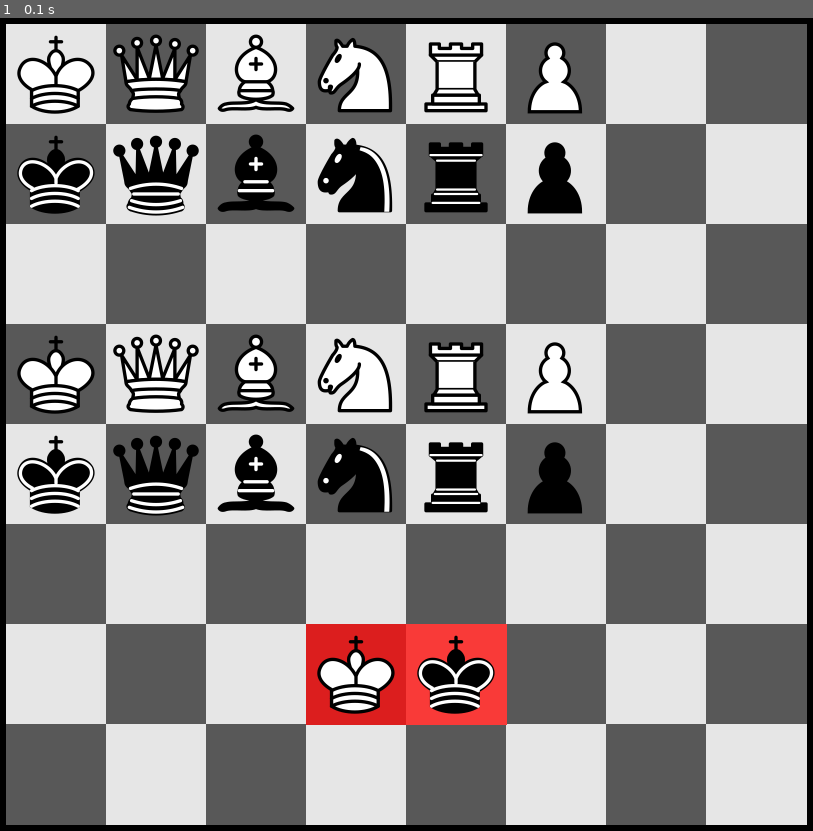
Above: before the commit, frame 1.
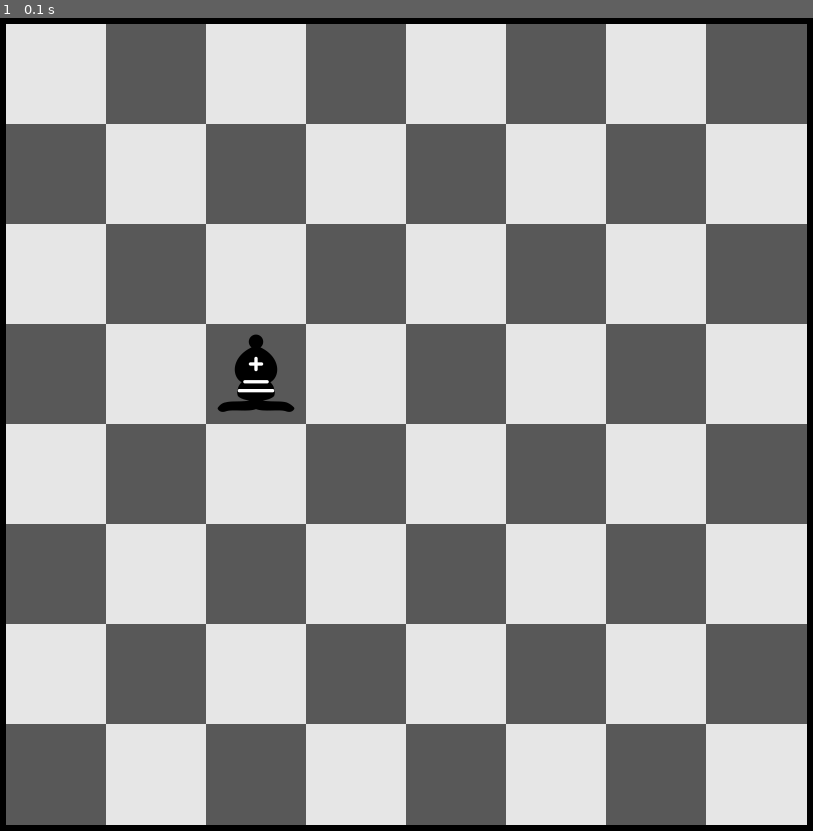
Above: after the commit, the same moment.

Repository: quick0831/chess-pygame
Game: pygame game, started from main.py
The game is run twice, just before and just after one commit, with the same random seed, the same clock (stepped at 60 frames per second) and the same inputs.
Inputs:
- Up to frame 1 (0.1 s): no input

The runs differ from the first frame. In frame 1, 15% of the frame differs, in the area x 2-72%, y 1-87%.

Commit message:
Use Sprite To Create A Board

Diff:
--- a/crop_image.py
+++ b/crop_image.py
@@ -5,8 +5,33 @@
 
 img = pygame.image.load(CHESS_PATH)
 
+class Piece():
+    KING = 0
+    QUEEN = 1
+    BISHOP = 2
+    KNIGHT = 3
+    ROOK = 4
+    PAWN = 5
+    EMPTY = 6
+
+class Color():
+    WHITE = 0
+    BLACK = 1
+
+class State:
+    def __init__(self, piece, color):
+        self.piece = piece
+        self.color = color
+
 def main(piece_size):
     piece_size = int(piece_size)
-    pieces = [[pygame.transform.smoothscale(img.subsurface((j*200, i*200, 200, 200)), (piece_size, piece_size)) for j in range(6)] for i in range(2)]
+    pieces = [[0]*7]*2
+    for i in range(2):
+        for j in range(6):
+            pieces[i][j] = pygame.transform.smoothscale(img.subsurface((j*200, i*200, 200, 200)), (piece_size, piece_size))
+
+        s = pygame.Surface((piece_size, piece_size))
+        s.set_colorkey((0,0,0))
+        pieces[i][Piece.EMPTY] = s
 
     return pieces
--- a/main.py
+++ b/main.py
@@ -3,6 +3,7 @@
 from pygame.locals import QUIT, VIDEORESIZE
 
 import crop_image
+from crop_image import Piece, Color, State
 
 size = (820, 820)
 title = "Chess"
@@ -24,6 +25,32 @@
 
 clk = pygame.time.Clock()
 
+class Space(pygame.sprite.Sprite):
+    def __init__(self, x, y):
+        pygame.sprite.Sprite.__init__(self)
+        self.x = x
+        self.y = y
+        self.resize()
+        self.update()
+
+    def resize(self):
+        self.piece_size = piece_size
+        self.pieces = pieces
+
+    def update(self):
+        s = board_state[self.x][self.y]
+        self.image = pieces[s.color][s.piece]
+        self.rect = (self.x*piece_size + board_offset[0], self.y*piece_size + board_offset[1])
+
+board_state = [[State(Piece.EMPTY, Color.WHITE) for _ in range(8)] for _ in range(8)]
+
+board_state[2][3] = State(Piece.BISHOP, Color.BLACK)
+
+Board = pygame.sprite.Group()
+for i in range(8):
+    for j in range(8):
+        Board.add(Space(i, j))
+
 while True:
     # ====  Event Loop ====
     for event in pygame.event.get():
@@ -36,19 +63,18 @@
             piece_size = (min(w,h)-20)/8
             board_offset
             pieces = crop_image.main(piece_size)
+            for space in Board:
+                space.resize(piece_size, pieces)
     # ==== End of Event Loop ====
     screen.fill(BLACK)
     for i in range(8):
         for j in range(8):
             pygame.draw.rect(screen, DARK if (i+j)%2==1 else BRIGHT, (i*piece_size + board_offset[0], j*piece_size + board_offset[1], piece_size+1, piece_size+1))
-    for i in range(2):
-        for j in range(6):
-            screen.blit(pieces[i][j], (j*piece_size + board_offset[0],  i   *piece_size + board_offset[1]))
-            screen.blit(pieces[i][j], (j*piece_size + board_offset[0], (i+3)*piece_size + board_offset[1]))
+    Board.draw(screen)
 
-    pygame.draw.rect(screen, DARK_RED, (3*piece_size + board_offset[0], 6*piece_size + board_offset[1], piece_size+1, piece_size+1))
-    screen.blit(pieces[0][0], (3*piece_size + board_offset[0], 6*piece_size + board_offset[1]))
-    pygame.draw.rect(screen, BRIGHT_RED, (4*piece_size + board_offset[0], 6*piece_size + board_offset[1], piece_size+1, piece_size+1))
-    screen.blit(pieces[1][0], (4*piece_size + board_offset[0], 6*piece_size + board_offset[1]))
+    #pygame.draw.rect(screen, DARK_RED, (3*piece_size + board_offset[0], 6*piece_size + board_offset[1], piece_size+1, piece_size+1))
+    #screen.blit(pieces[0][0], (3*piece_size + board_offset[0], 6*piece_size + board_offset[1]))
+    #pygame.draw.rect(screen, BRIGHT_RED, (4*piece_size + board_offset[0], 6*piece_size + board_offset[1], piece_size+1, piece_size+1))
+    #screen.blit(pieces[1][0], (4*piece_size + board_offset[0], 6*piece_size + board_offset[1]))
     clk.tick(FPS)
     pygame.display.update()
